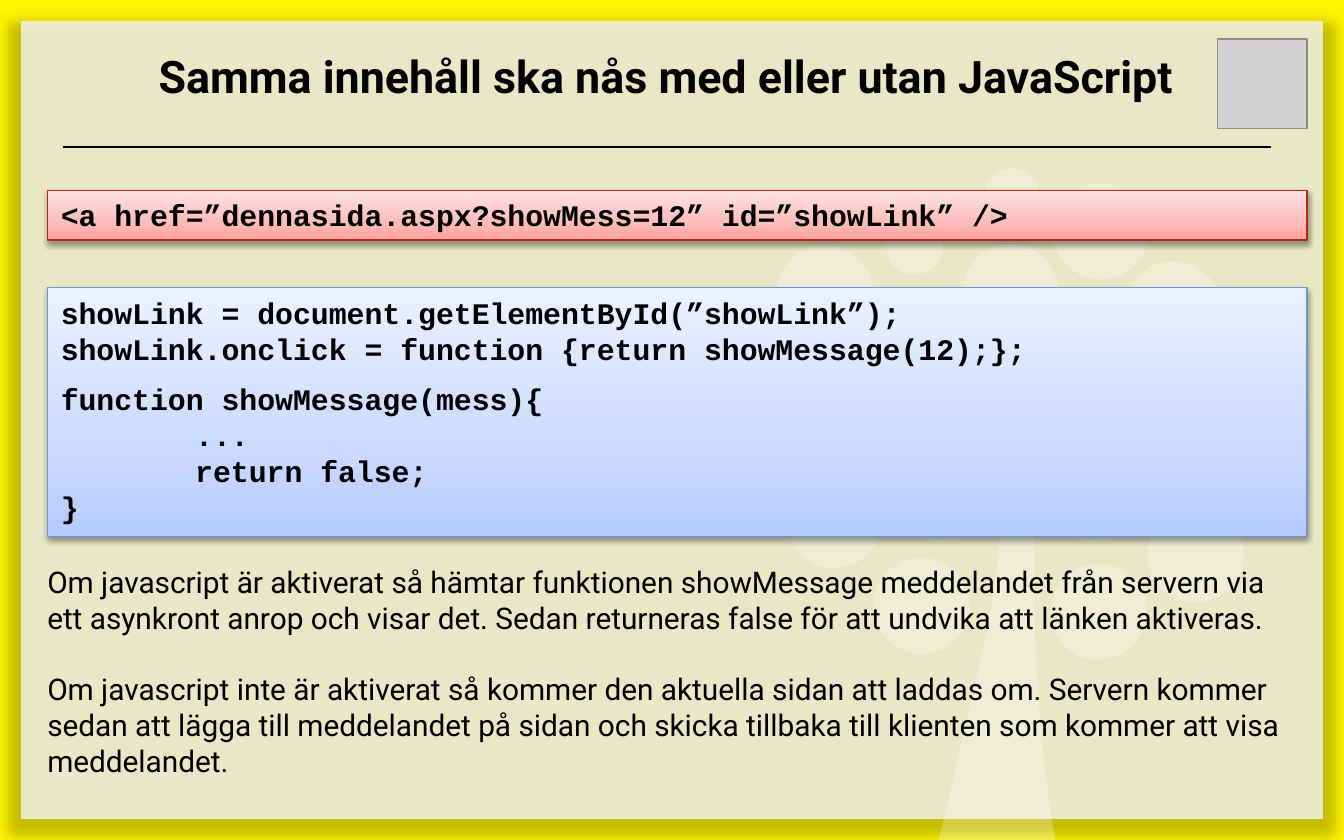
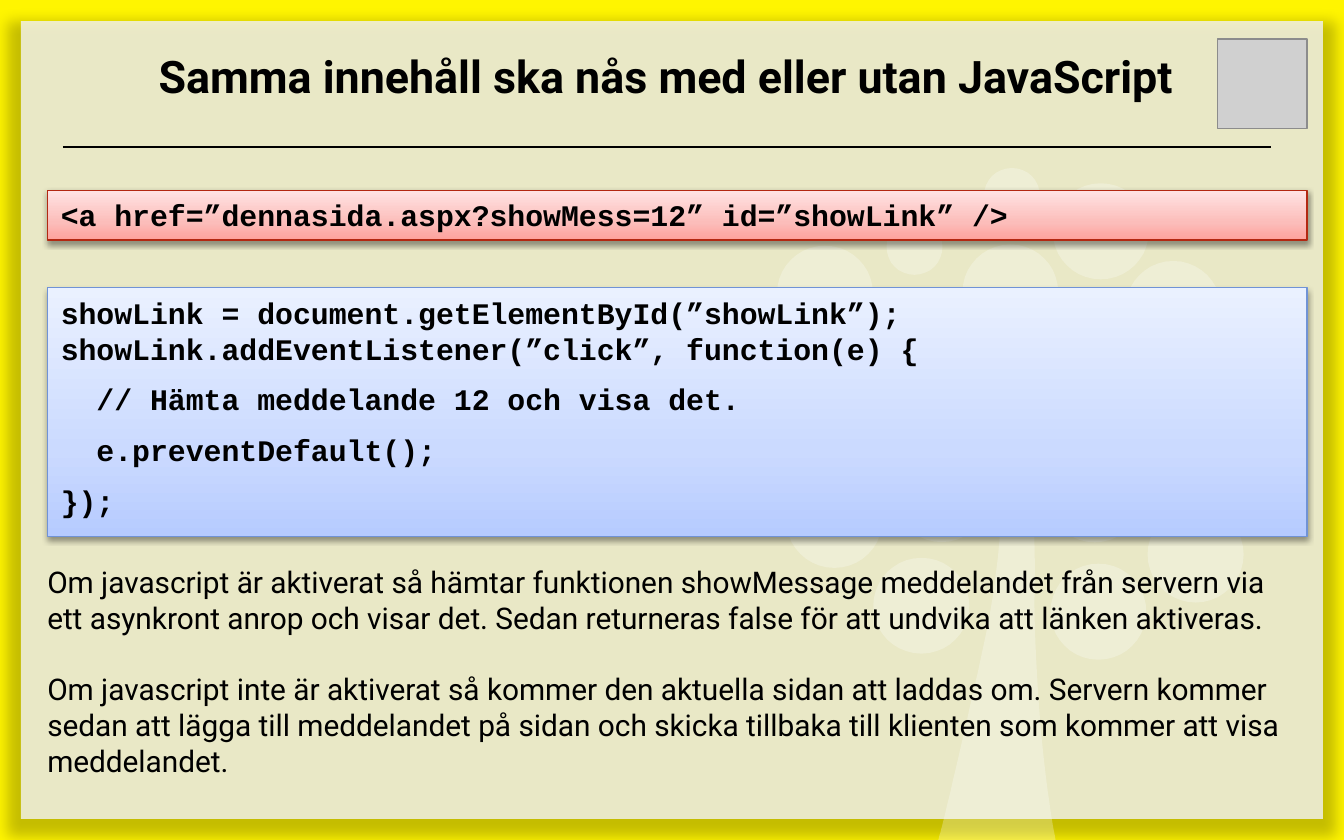
Before and after one commit to Leitet/Kursmaterial-JavaScript, a slide deck: slide 5 of lectures/E11-Protection/E11 - Protection.pptx. Drawn at 1344x840 pixels with LibreOffice and Linux fonts; fonts in the diff are those of the drawing; grey boxes stand for pictures. Boxes give left, top, right and bottom in pixels: in the first picture for what was removed or moved away, otherwise in the second. Text is boxed around its words. In the diff, an @@ line names an element or a change of style, - is before the commit and + after.

```diff
--- a/lectures/E11-Protection/E11 - Protection.pptx
+++ b/lectures/E11-Protection/E11 - Protection.pptx
@@ text in rectangle at (61, 302, 900, 468): text changed @@
-showLink = document.getElementById(”showLink”);
-showLink.onclick = function {return showMessage(12);};
-function showMessage(mess){
-...
-return false;
-}
+showLink = document.getElementById(”showLink”);
+showLink.addEventListener(”click”, function(e) {
+// Hämta meddelande 12 och visa det.
+e.preventDefault();
+});
```
Also in this commit, not shown: 3 other slides changed.
